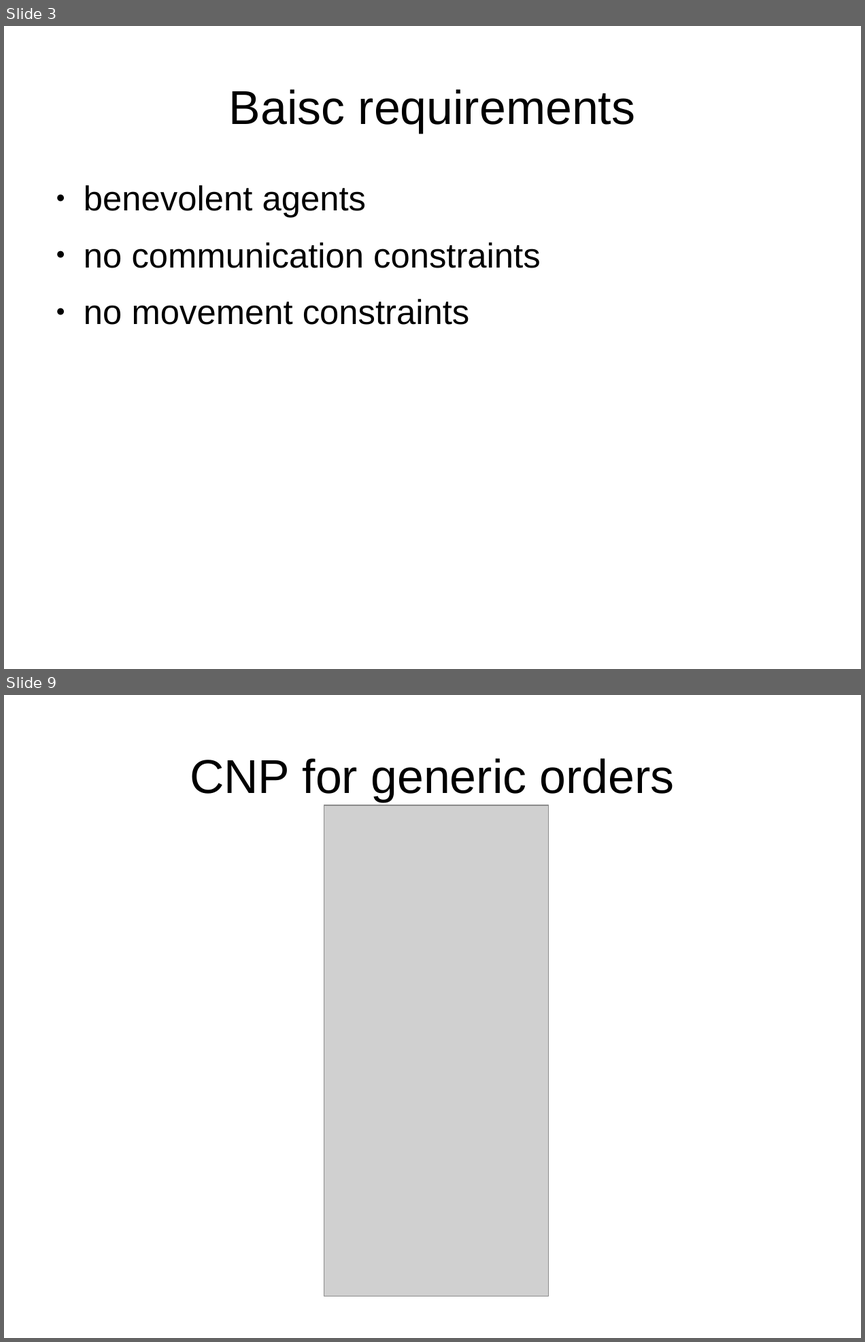
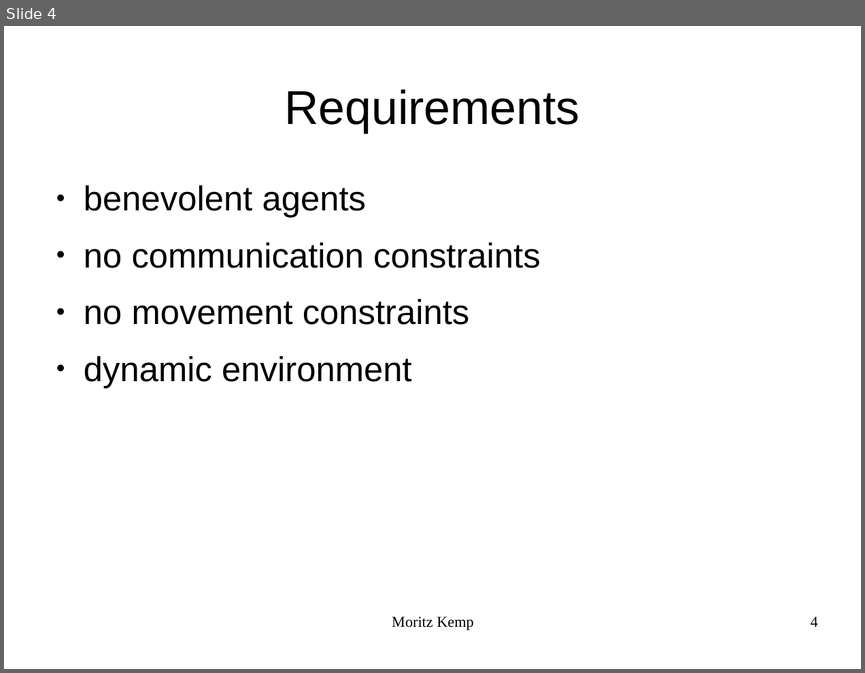
Before and after one commit to MoritzKemp/smartFactory, a slide deck: documentation/presentation_2.odp. Shown one above the other, each under a label of ours: slides 3 and 9 before the commit, slide 4 after it; the slides between them are not shown. The pictures are 865x1342 and 865x673 pixels, drawn with LibreOffice and Linux fonts; fonts in the diff are those of the drawing; grey boxes stand for pictures. Boxes give left, top, right and bottom in pixels: in the first picture for what was removed or moved away, otherwise in the second. Text is boxed around its words. In the diff, an @@ line names an element or a change of style, - is before the commit and + after.

```diff
--- a/documentation/presentation_2.odp
+++ b/documentation/presentation_2.odp
@@ slide 9 removed at bbox=[4, 695, 861, 1338], background #FFFFFF @@
@@ title removed at bbox=[190, 758, 674, 802] @@
-CNP for generic orders
@@ picture removed at bbox=[324, 805, 549, 1296] @@
@@ what was slide 3 is now slide 4 @@
@@ slide 4 changed as well @@
@@ title at bbox=[284, 89, 580, 133]: text changed @@
-Baisc requirements
+Requirements
@@ text at bbox=[84, 356, 411, 388]: paragraph added @@
+● dynamic environment
@@ text added at bbox=[392, 616, 473, 630], 14 pt, text #000000 @@
+Moritz Kemp
@@ page number added at bbox=[810, 616, 818, 626], 14 pt, text #000000 @@
+4
```
Also in this commit, not shown: 2 other slides changed, 10 slides added, 8 other slides removed, 14 other files.
